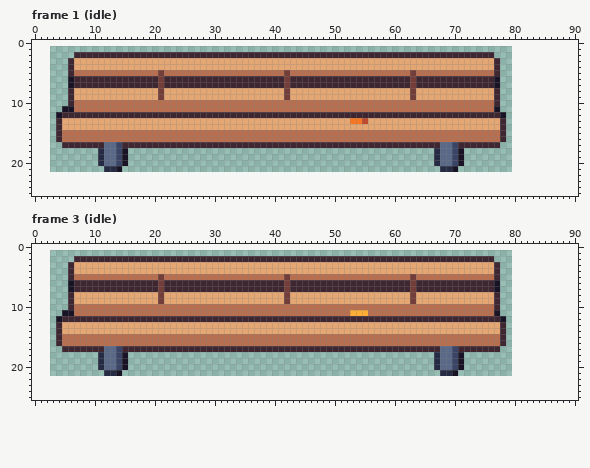
Edited in one commit: pixel-art file (art/minis/bench@88.aseprite). The picture above was drawn from the file before the commit.
77x21 pixels, 4 frames. Shown: frame 1 (idle), frame 3 (idle). The old version is drawn lined up with the new one, on the new canvas. The commit also changed other frames, which this record leaves out.
The result:
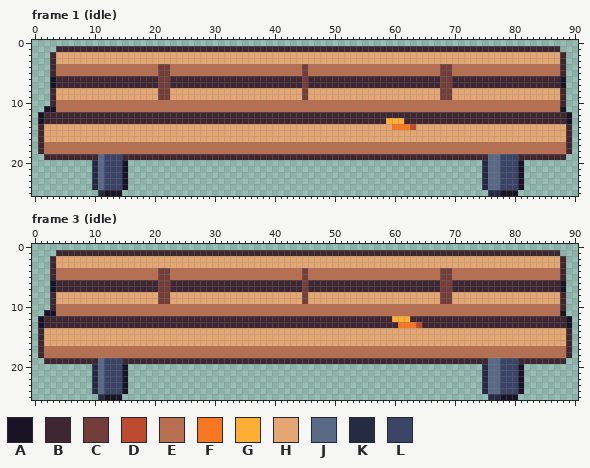
Palette (. is transparent): A #181425  B #3e2731  C #733e39  D #be4a2f  E #b86f50  F #f77622  G #feae34  H #e4a672  J #5a6988  K #262b44  L #3a4466
What changed:
canvas 77x21 -> 91x26, the old top-left corner now at 3,1
Changed rows in their new state; - is an unchanged pixel.
Frame 1 (idle):
first column x 1:
 1 ---BBBBBBBBBBBBBBBBBBBBBBBBBBBBBBBBBBBBBBBBBBBBBBBBBBBBBBBBBBBBBBBBBBBBBBBBBBBBBBBBBBBB--
 2 --BHHHHHHHHHHHHHHHHHHHHHHHHHHHHHHHHHHHHHHHHHHHHHHHHHHHHHHHHHHHHHHHHHHHHHHHHHHHHHHHHHHHHB-
 3 --BHHH----------------------------------------------------------------------HHHHHHHHHHHB-
 4 --BEEEEEEEEEEEEEEEEECCEEEEEEEEEEEEEEEEEEEEEECEEEEEEEEEEEEEEEEEEEEEECCEEEEEEEEEEEEEEEEEEB-
 5 --BEEE---------------C-------------------E--C-----------------E----CC-------EEEEEEEEEEEB-
 6 --ABBB---------------C-------------------B--C-----------------B----CC-------BBBBBBBBBBBA-
 7 --ABBB---------------C-------------------B--C-----------------B----CC-------BBBBBBBBBBBA-
 8 --BHHH---------------C-------------------H--C-----------------H----CC-------HHHHHHHHHHHB-
 9 --BHHH---------------C-------------------H--C-----------------H----CC-------HHHHHHHHHHHB-
10 --BEEE----------------------------------------------------------------------EEEEEEEEEEEB-
11 -AAEEE----------------------------------------------------------------------EEEEEEEEEEEA-
12 ABBB-------------------------------------------------------------------------BBBBBBBBBBBA
13 ABB-BBBBBBBBBBBBBBBBBBBBBBBBBBBBBBBBBBBBBBBBBBBBBBBBBBBBBBGGGBBBBBBBBBBBBBBBB-BBBBBBBBBBA
14 BHHH-------------------------------------------------------FFFD--------------HHHHHHHHHHHB
15 BHHHHHHHHHHHHHHHHHHHHHHHHHHHHHHHHHHHHHHHHHHHHHHHHHHHHHHHHHHHHHHHHHHHHHHHHHHHHHHHHHHHHHHHB
16 BHHHHHHHHHHHHHHHHHHHHHHHHHHHHHHHHHHHHHHHHHHHHHHHHHHHHHHHHHHHHHHHHHHHHHHHHHHHHHHHHHHHHHHHB
17 BEEEEEEEEEEEEEEEEEEEEEEEEEEEEEEEEEEEEEEEEEEEEEEEEEEEEEEEEEEEEEEEEEEEEEEEEEEEEEEEEEEEEEEEB
18 BEEEEEEEEEEEEEEEEEEEEEEEEEEEEEEEEEEEEEEEEEEEEEEEEEEEEEEEEEEEEEEEEEEEEEEEEEEEEEEEEEEEEEEEB
19 -BBBBBBBBBJLL-BBBBBBBBBBBBBBBBBBBBBBBBBBBBBBBBBBBBBBBBBBBBBBBBBBBBBBBBBBBBBJJLLLBBBBBBBB-
20 ---------KJLL-----------------------------------------------------.....---KJJLLLA--------
21 ---------KJLLLA----------------------------------------------------...----KJJLLLA--------
22 ---------KJLLLA-----------------------------------------------------------KJJLLLA--------
23 ---------KJLLLA-----------------------------------------------------------KJJLLLA--------
24 ---------KJLLLA-----------------------------------------------------------KJJLLLA--------
25 ----------KAAA-------------------------------------------------------------KKAAA---------
Frame 3 (idle):
first column x 1:
 1 ---BBBBBBBBBBBBBBBBBBBBBBBBBBBBBBBBBBBBBBBBBBBBBBBBBBBBBBBBBBBBBBBBBBBBBBBBBBBBBBBBBBBB--
 2 --BHHHHHHHHHHHHHHHHHHHHHHHHHHHHHHHHHHHHHHHHHHHHHHHHHHHHHHHHHHHHHHHHHHHHHHHHHHHHHHHHHHHHB-
 3 --BHHH----------------------------------------------------------------------HHHHHHHHHHHB-
 4 --BEEEEEEEEEEEEEEEEECCEEEEEEEEEEEEEEEEEEEEEECEEEEEEEEEEEEEEEEEEEEEECCEEEEEEEEEEEEEEEEEEB-
 5 --BEEE---------------C-------------------E--C-----------------E----CC-------EEEEEEEEEEEB-
 6 --ABBB---------------C-------------------B--C-----------------B----CC-------BBBBBBBBBBBA-
 7 --ABBB---------------C-------------------B--C-----------------B----CC-------BBBBBBBBBBBA-
 8 --BHHH---------------C-------------------H--C-----------------H----CC-------HHHHHHHHHHHB-
 9 --BHHH---------------C-------------------H--C-----------------H----CC-------HHHHHHHHHHHB-
10 --BEEE----------------------------------------------------------------------EEEEEEEEEEEB-
11 -AAEEE----------------------------------------------EEE---------------------EEEEEEEEEEEA-
12 ABBB-------------------------------------------------------GGG---------------BBBBBBBBBBBA
13 ABB-BBBBBBBBBBBBBBBBBBBBBBBBBBBBBBBBBBBBBBBBBBBBBBBBBBBBBBBBFFFDBBBBBBBBBBBBB-BBBBBBBBBBA
14 BHHH-------------------------------------------------------------------------HHHHHHHHHHHB
15 BHHHHHHHHHHHHHHHHHHHHHHHHHHHHHHHHHHHHHHHHHHHHHHHHHHHHHHHHHHHHHHHHHHHHHHHHHHHHHHHHHHHHHHHB
16 BHHHHHHHHHHHHHHHHHHHHHHHHHHHHHHHHHHHHHHHHHHHHHHHHHHHHHHHHHHHHHHHHHHHHHHHHHHHHHHHHHHHHHHHB
17 BEEEEEEEEEEEEEEEEEEEEEEEEEEEEEEEEEEEEEEEEEEEEEEEEEEEEEEEEEEEEEEEEEEEEEEEEEEEEEEEEEEEEEEEB
18 BEEEEEEEEEEEEEEEEEEEEEEEEEEEEEEEEEEEEEEEEEEEEEEEEEEEEEEEEEEEEEEEEEEEEEEEEEEEEEEEEEEEEEEEB
19 -BBBBBBBBBJLL-BBBBBBBBBBBBBBBBBBBBBBBBBBBBBBBBBBBBBBBBBBBBBBBBBBBBBBBBBBBBBJJLLLBBBBBBBB-
20 ---------KJLL-----------------------------------------------------.....---KJJLLLA--------
21 ---------KJLLLA----------------------------------------------------...----KJJLLLA--------
22 ---------KJLLLA-----------------------------------------------------------KJJLLLA--------
23 ---------KJLLLA-----------------------------------------------------------KJJLLLA--------
24 ---------KJLLLA-----------------------------------------------------------KJJLLLA--------
25 ----------KAAA-------------------------------------------------------------KKAAA---------
